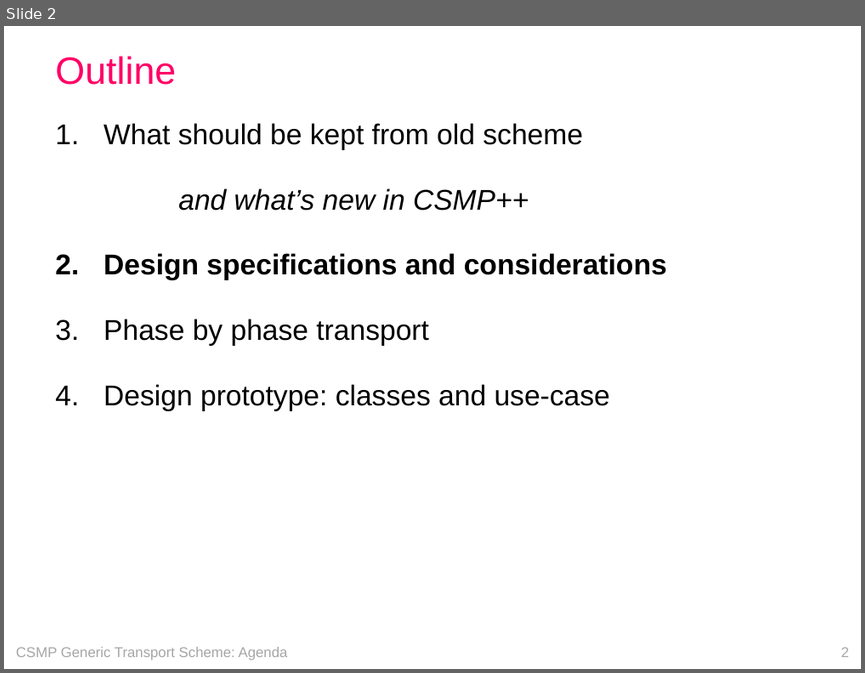
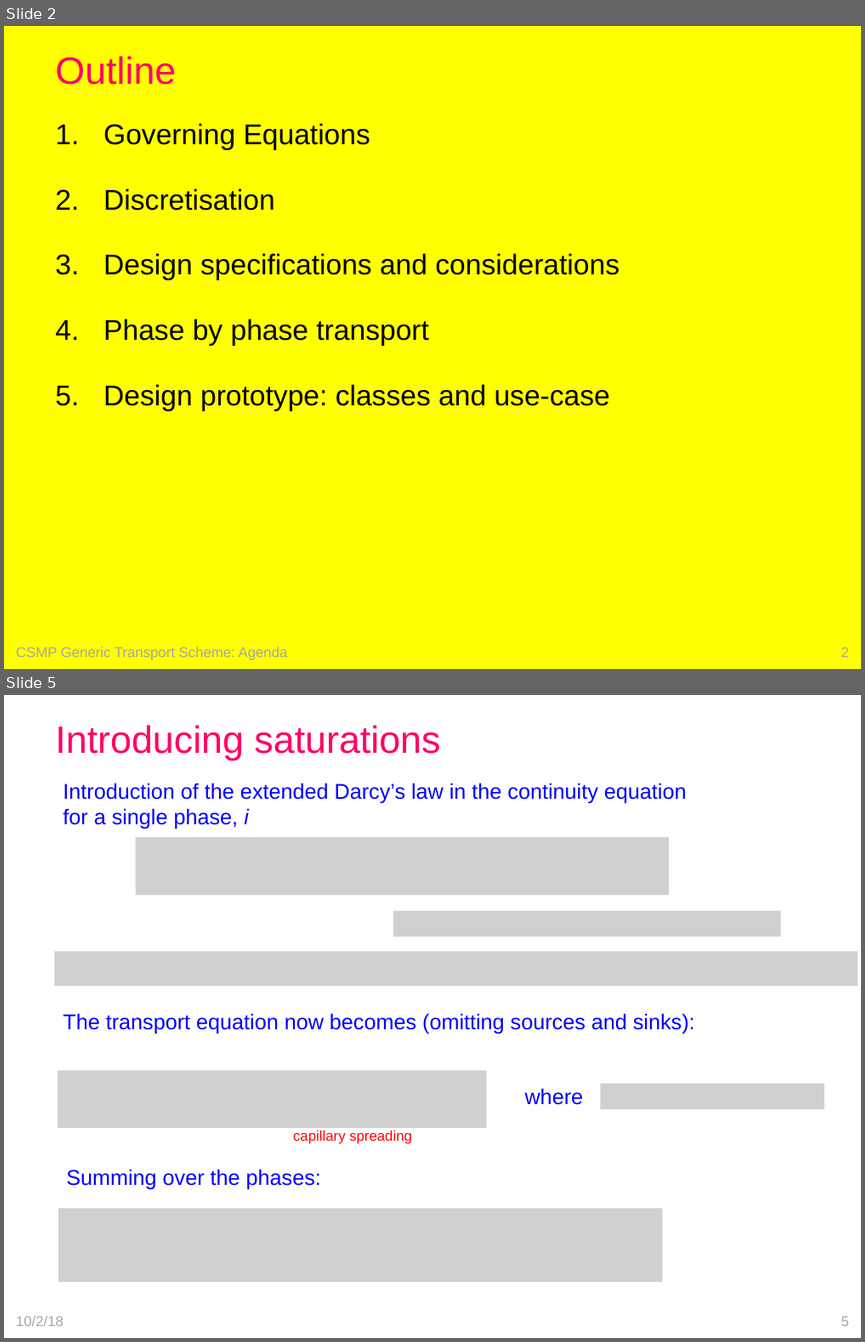
Before and after one commit to openCSMP/openCSMP, a slide deck: doc/SKM2018_Melbourne_transport_scheme.pptx. Shown one above the other, each under a label of ours: slide 2 before the commit, slides 2 and 5 after it; the slides between them are not shown. The pictures are 865x673 and 865x1342 pixels, drawn with LibreOffice and Linux fonts; fonts in the diff are those of the drawing; grey boxes stand for pictures. Boxes give left, top, right and bottom in pixels: in the first picture for what was removed or moved away, otherwise in the second. Text is boxed around its words. In the diff, an @@ line names an element or a change of style, - is before the commit and + after.

```diff
--- a/doc/SKM2018_Melbourne_transport_scheme.pptx
+++ b/doc/SKM2018_Melbourne_transport_scheme.pptx
@@ slide 5 added at (4, 695, 861, 1338), background #FFFFFF @@
@@ title added at (55, 725, 440, 760), 32 pt, text #FF0066 @@
+Introducing saturations
@@ text added at (63, 783, 687, 829), 18 pt, text #0000FF @@
+Introduction of the extended Darcy’s law in the continuity equation
+for a single phase, i
@@ picture added at (136, 837, 669, 895) @@
@@ picture added at (393, 911, 780, 936) @@
@@ picture added at (54, 951, 857, 986) @@
@@ text added at (63, 1013, 695, 1034), 18 pt, text #0000FF @@
+The transport equation now becomes (omitting sources and sinks):
@@ picture added at (58, 1071, 487, 1128) @@
@@ text added at (525, 1088, 584, 1105), 18 pt, text #0000FF @@
+where
@@ picture added at (601, 1083, 824, 1109) @@
@@ text added at (293, 1130, 412, 1144), 12 pt, text #FF0000 @@
+capillary spreading
@@ text added at (66, 1168, 321, 1190), 18 pt, text #0000FF @@
+Summing over the phases:
@@ picture added at (58, 1208, 662, 1281) @@
@@ text added at (16, 1315, 64, 1326), 12 pt, text #A6A6A6 @@
+10/2/18
@@ page number added at (841, 1315, 849, 1326), 12 pt, text #A6A6A6 @@
+5
@@ slide 2 changed as well @@
@@ background #FFFFFF to #FFFF00 @@
@@ text at (103, 123, 370, 210): text changed @@
-1. What should be kept from old scheme
-  and what’s new in CSMP++
+1. Governing Equations
+2. Discretisation
@@ text at (103, 253, 619, 280): bold off in "Design specifications and considerations" @@
```
Also in this commit, not shown: 70 other slides changed, 11 other slides added, 17 other files.
